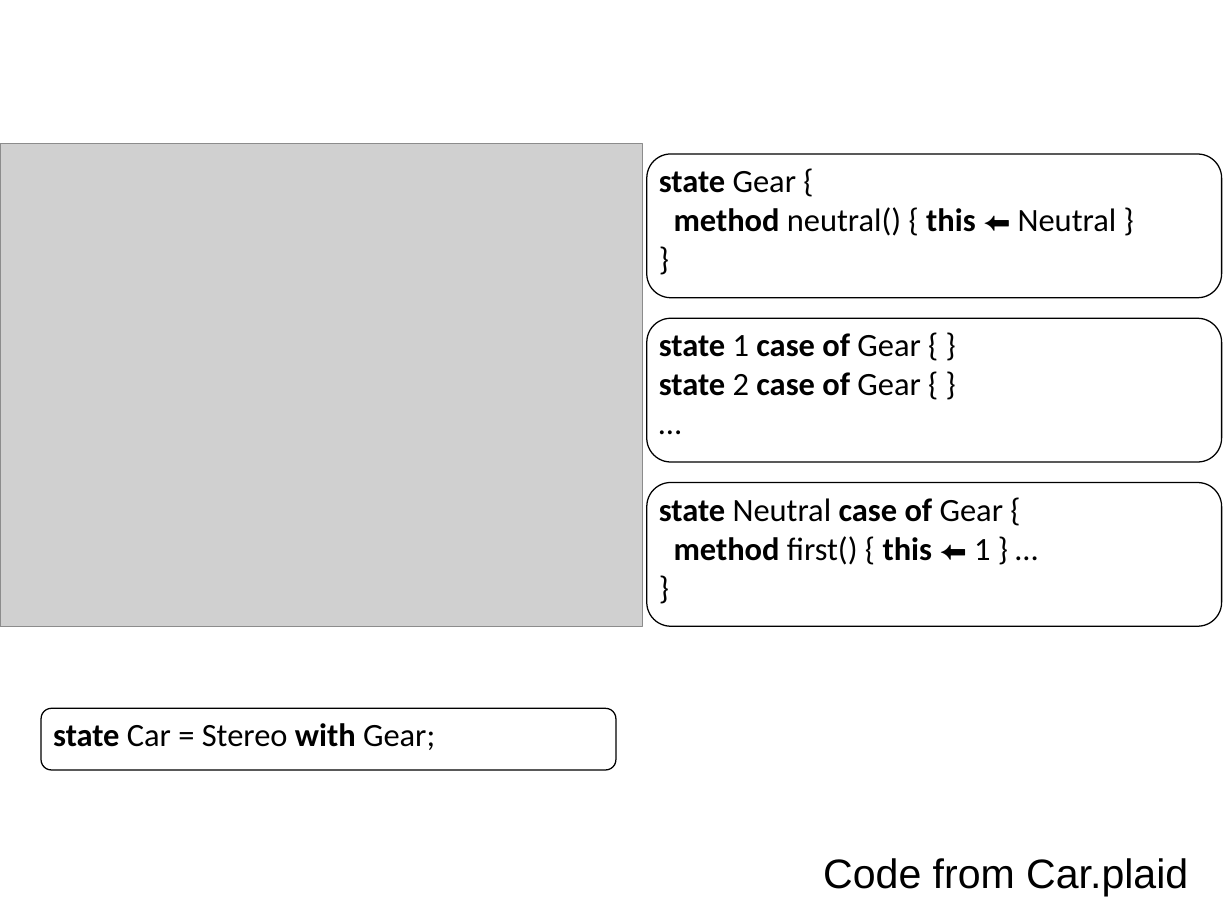
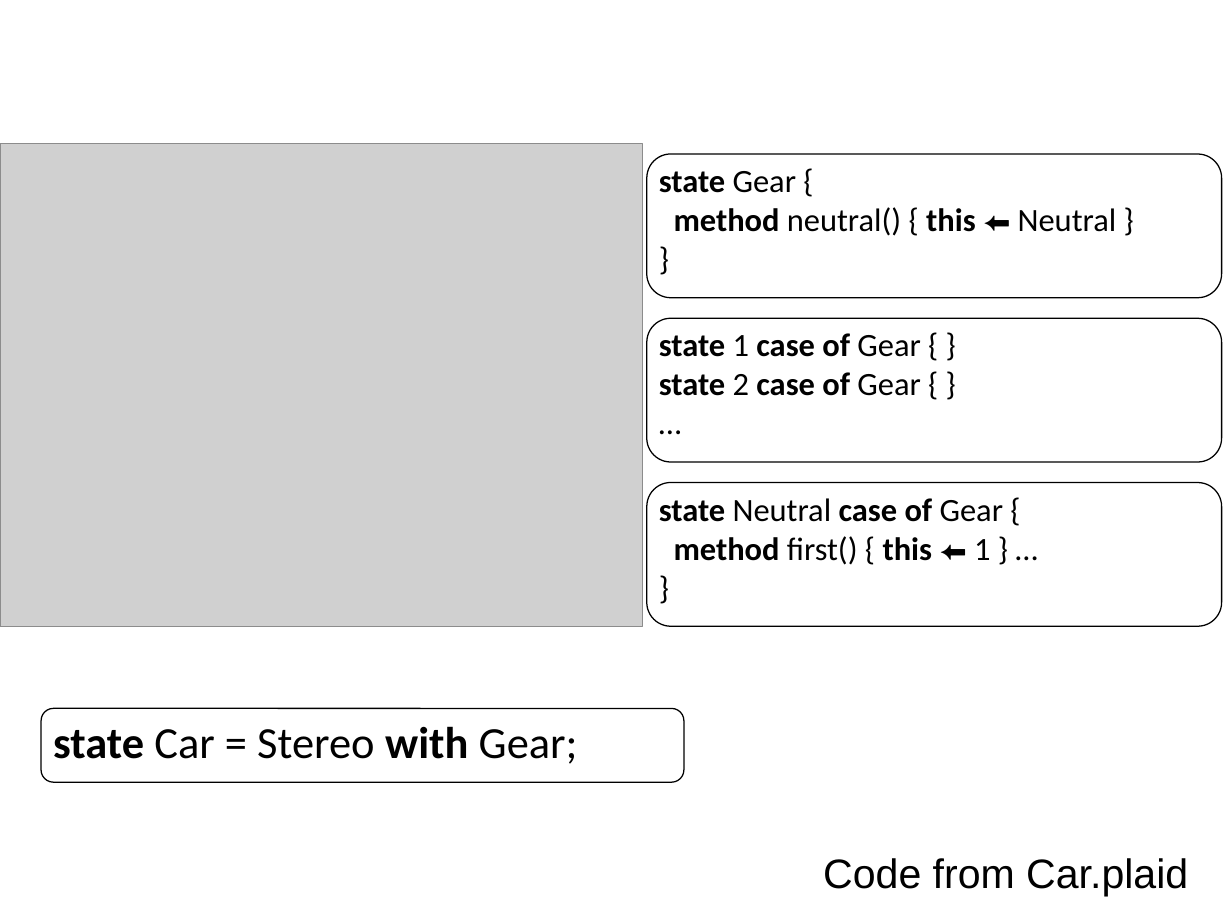
Before and after one commit to plaidgroup/plaid-lang, a slide deck: slide 25 of demo/presentation.pptx (slide 24 before the commit). Drawn at 1232x924 pixels with LibreOffice and Linux fonts; fonts in the diff are those of the drawing; grey boxes stand for pictures; background and template pictures are left out. Boxes give left, top, right and bottom in pixels: in the first picture for what was removed or moved away, otherwise in the second. Text is boxed around its words. In the diff, an @@ line names an element or a change of style, - is before the commit and + after.

```diff
--- a/demo/presentation.pptx
+++ b/demo/presentation.pptx
@@ text "state Car = Stereo with ..." at (53, 726, 578, 764): size 19 to 26 pt @@
@@ rounded rectangle: place and size @@
-rounded rectangle at (41, 708, 616, 770)
+rounded rectangle at (41, 708, 684, 782)
```
Also in this commit, not shown: 2 other slides changed, 1 slide added.
